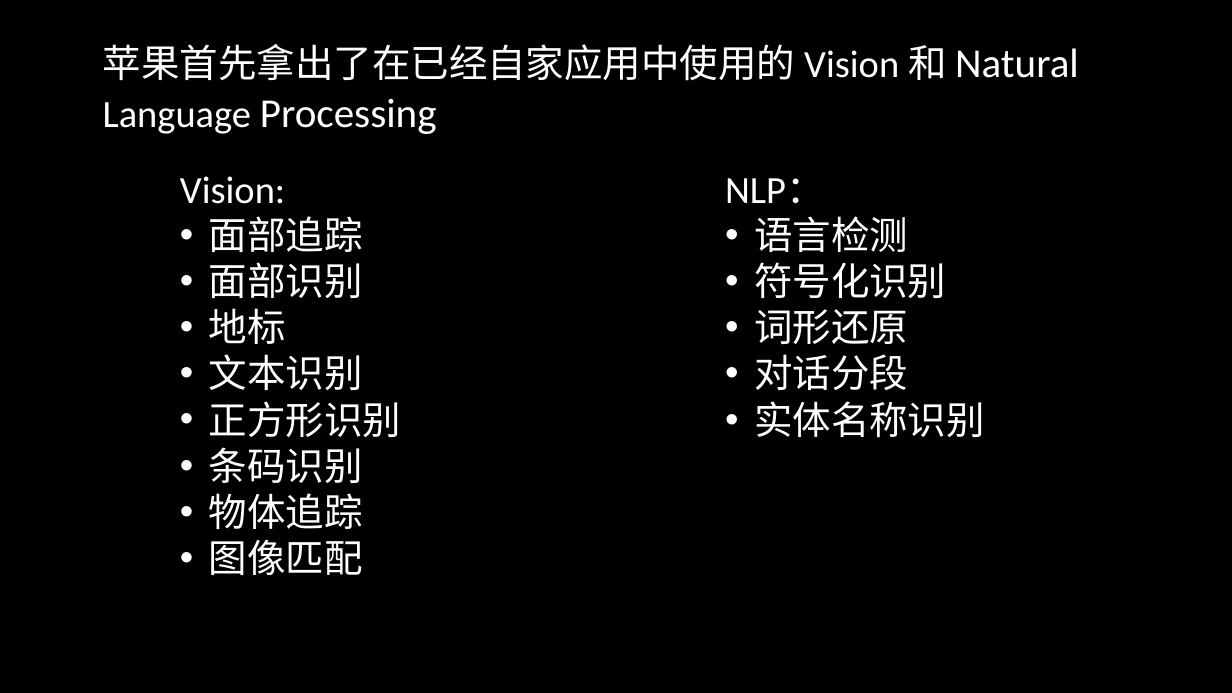
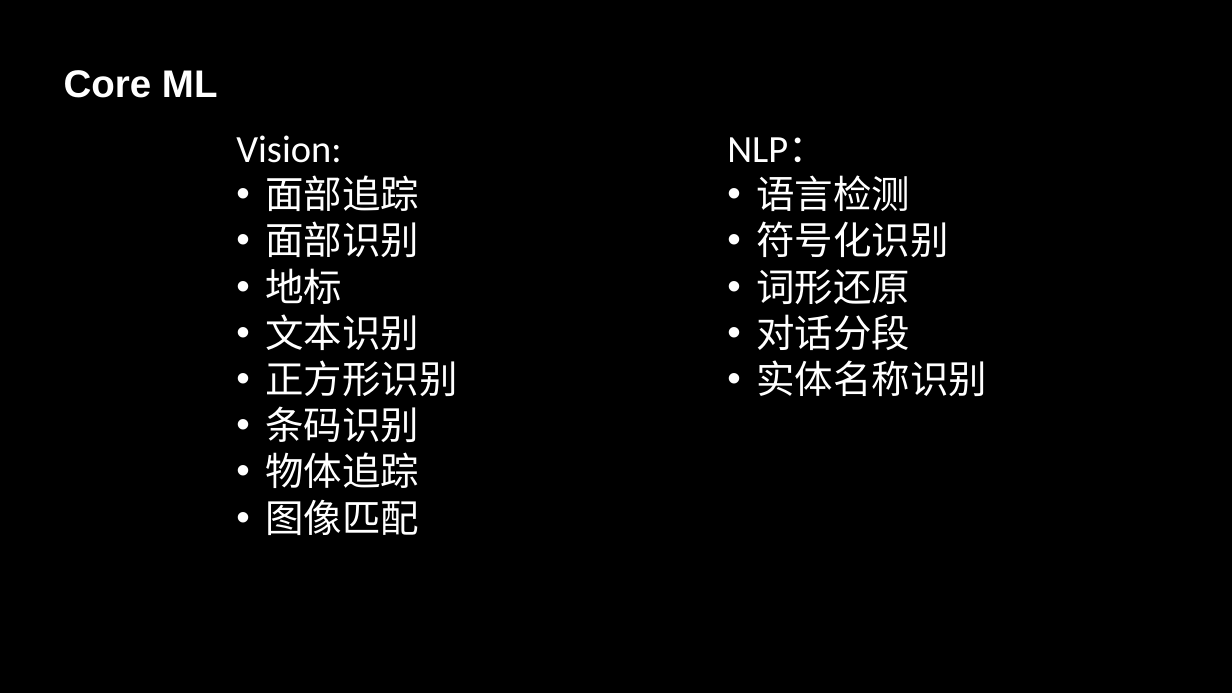
Before and after one commit to GuanyiLL/Study, a slide deck: slide 11 of Swift/CoreMLResearching/CoreML.pptx (slide 10 before the commit). Drawn at 1232x693 pixels with LibreOffice and Linux fonts; fonts in the diff are those of the drawing. Boxes give left, top, right and bottom in pixels: in the first picture for what was removed or moved away, otherwise in the second. Text is boxed around its words. In the diff, an @@ line names an element or a change of style, - is before the commit and + after.

Commit message:
Update CoreML

```diff
--- a/Swift/CoreMLResearching/CoreML.pptx
+++ b/Swift/CoreMLResearching/CoreML.pptx
@@ text removed at (103, 44, 1079, 134) @@
-苹果首先拿出了在已经自家应用中使用的 Vision 和 Natural
-Language Processing
@@ text added at (64, 70, 217, 98), 30 pt, text #FFFFFF, bold @@
+Core ML
@@ text "Vision:": place and size @@
-text "Vision:" at (180, 176, 401, 575)
+text "Vision:" at (236, 135, 457, 535)
@@ text "NLP：": place and size @@
-text "NLP：" at (725, 178, 985, 437)
+text "NLP：" at (727, 137, 987, 396)
```
Also in this commit, not shown: 1 slide added.
